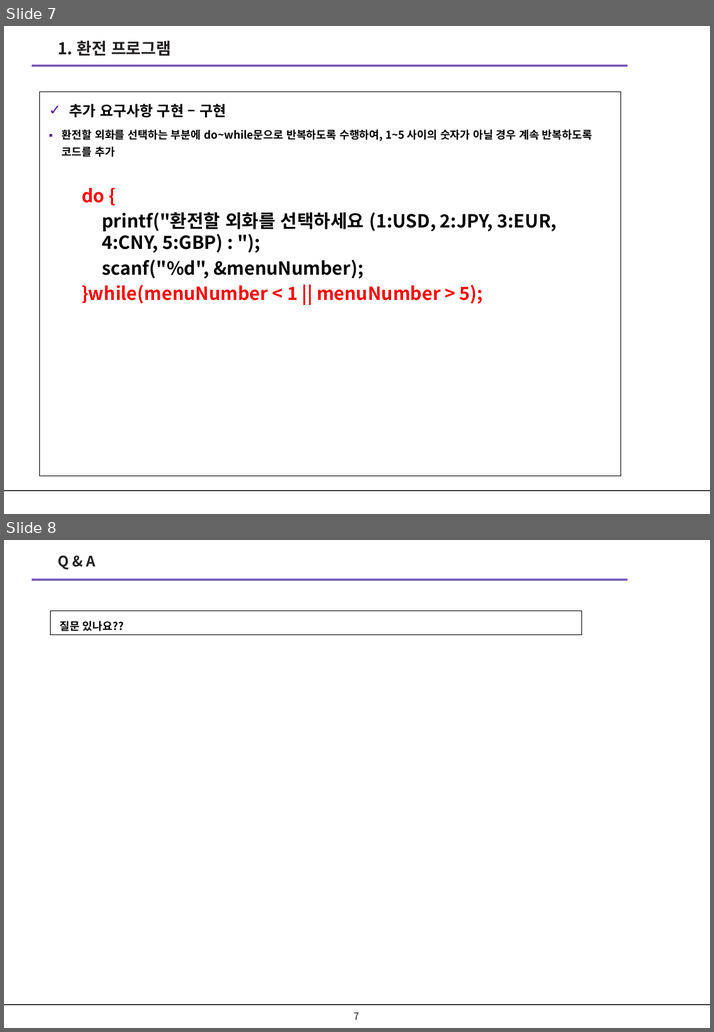
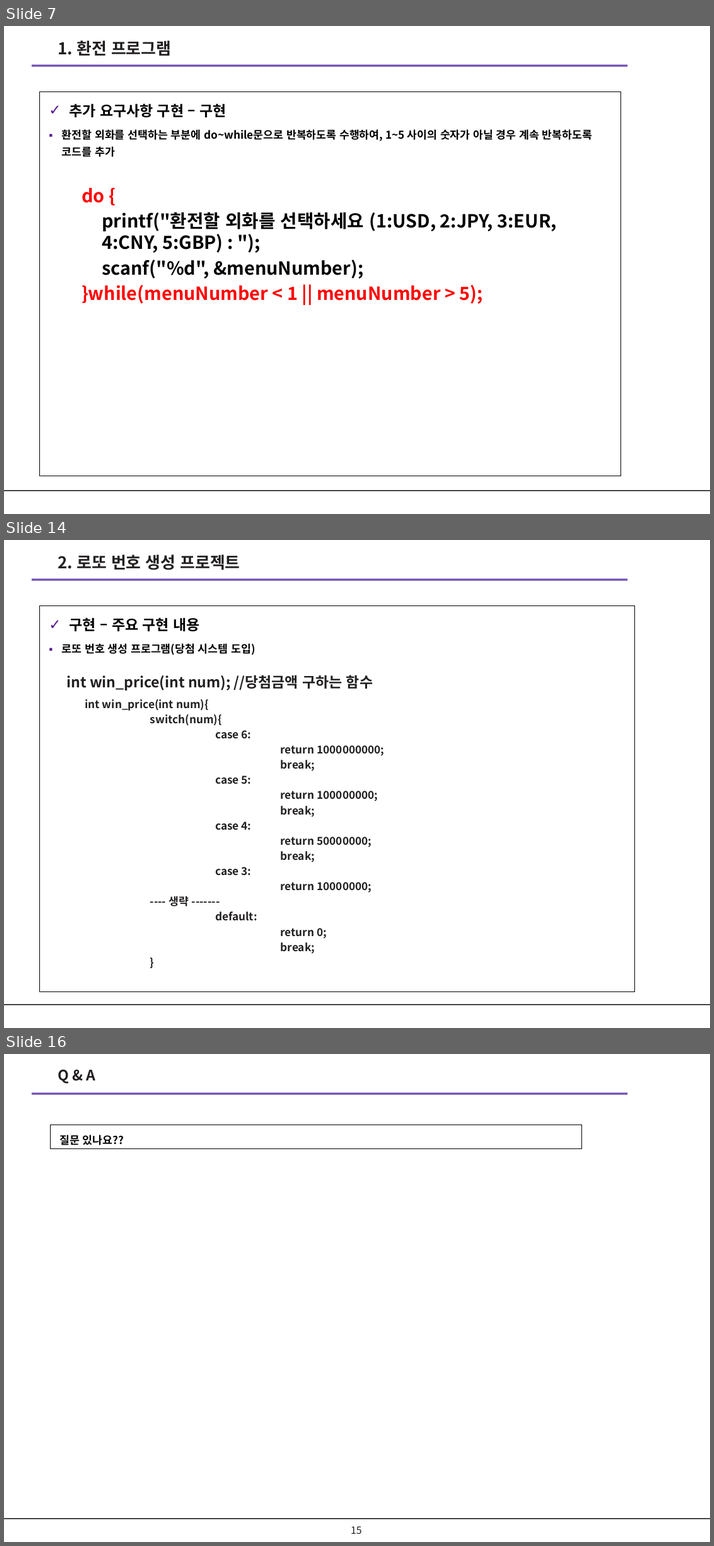
Before and after one commit to kimyudoo/KOPO_PBL_CODING, a slide deck: ppt/문제해결을위한_소프트웨어코딩_PBL_2_응용.pptx. Shown one above the other, each under a label of ours: slides 7 and 8 before the commit, slides 7, 14 and 16 after it; the slides between them are not shown. The pictures are 714x1032 and 714x1546 pixels, drawn with LibreOffice and Linux fonts; fonts in the diff are those of the drawing; background and template pictures are left out. Boxes give left, top, right and bottom in pixels: in the first picture for what was removed or moved away, otherwise in the second. Text is boxed around its words. In the diff, an @@ line names an element or a change of style, - is before the commit and + after.

```diff
--- a/ppt/문제해결을위한_소프트웨어코딩_PBL_2_응용.pptx
+++ b/ppt/문제해결을위한_소프트웨어코딩_PBL_2_응용.pptx
@@ slide 14 added at (4,540,710,1028), background #FFFFFF; not listed: 2 template elements that a slide beside it also shows @@
@@ text added at (58,554,240,570), 18 pt, text #221F1F, bold @@
+2. 로또 번호 생성 프로젝트
@@ rectangle added at (40,606,635,992), outline #000000 0.75 pt, 12 pt, text #000000, bold @@
+✓ 구현 – 주요 구현 내용
+▪ 로또 번호 생성 프로그램(당첨 시스템 도입)
@@ text added at (67,675,373,691), 16 pt, text #221F1F, bold @@
+int win_price(int num); //당첨금액 구하는 함수
@@ text added at (85,699,327,954), 12 pt, text #221F1F, bold @@
+int win_price(int num){
+switch(num){
+case 6:
+return 1000000000;
+break;
+case 5:
+return 100000000;
+break;
+case 4:
+return 50000000;
+break;
+case 3:
+return 10000000;
+---- 생략 -------
+default:
+return 0;
+break;
+}
@@ what was slide 8 is now slide 16 @@
@@ page number at (350,1526,362,1534): text changed @@
-7
+15
```
Also in this commit, not shown: 7 other slides added, 3 other files.
